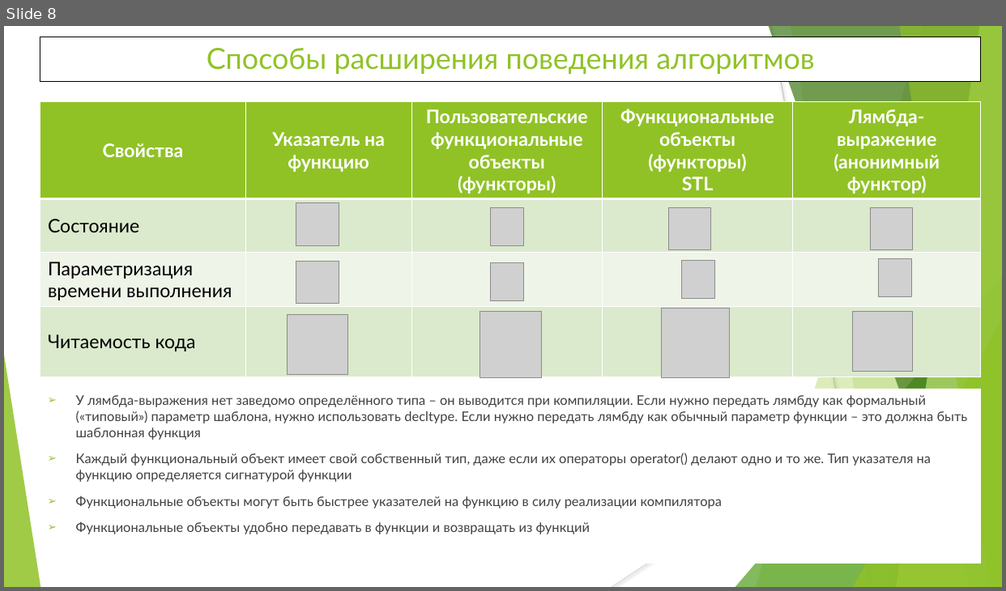
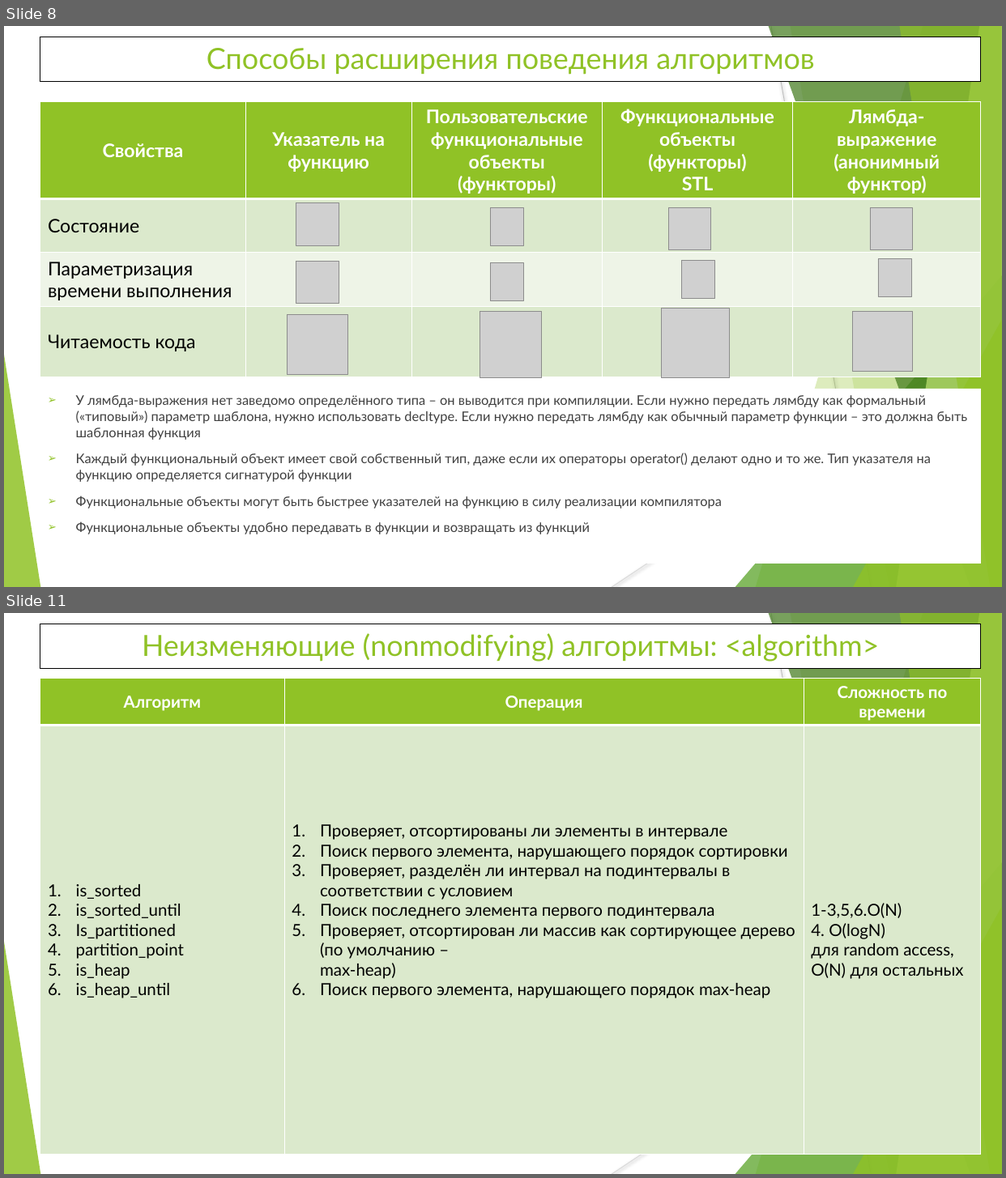
Before and after one commit to WhiteCatStudies/lectures, a slide deck: lecture6/lecture6.pptx. Shown one above the other, each under a label of ours: slide 8 before the commit, slides 8 and 11 after it; the slides between them are not shown. The pictures are 1006x591 and 1006x1178 pixels, drawn with LibreOffice and Linux fonts; fonts in the diff are those of the drawing; grey boxes stand for pictures. Boxes give left, top, right and bottom in pixels: in the first picture for what was removed or moved away, otherwise in the second. Text is boxed around its words. In the diff, an @@ line names an element or a change of style, - is before the commit and + after.

Commit message:
lecture6: some algorithms, shared_ptr and unique_ptr

```diff
--- a/lecture6/lecture6.pptx
+++ b/lecture6/lecture6.pptx
@@ slide 11 added at (4,613,1002,1174), background #FFFFFF; not listed: 10 template elements that a slide beside it also shows @@
@@ rectangle added at (40,624,981,668), fill #FFFFFF, outline #000000 0.75 pt, 28 pt, text #90C226 @@
+Неизменяющие (nonmodifying) алгоритмы: <algorithm>
@@ table added at (40,678,981,1155), 2 rows, 3 columns @@
+Алгоритм | Операция | Сложность по времени
+is_sorted / is_sorted_until / Is_partitioned / partition_point / is_heap / is_heap_until | Проверяет, отсортированы ли элементы в интервале / Поиск первого элемента, нарушающего порядок сортировки / Проверяет, разделён ли интервал на подинтервалы в соответствии с условием / Поиск последнего элемента первого подинтервала / Проверяет, отсортирован ли массив как сортирующее дерево (по умолчанию – max-heap) / Поиск первого элемента, нарушающего порядок max-heap | 1-3,5,6.O(N) / 4. O(logN) / для random access, O(N) для остальных
```
Also in this commit, not shown: 3 slides changed, 10 other slides added, 10 other files.
